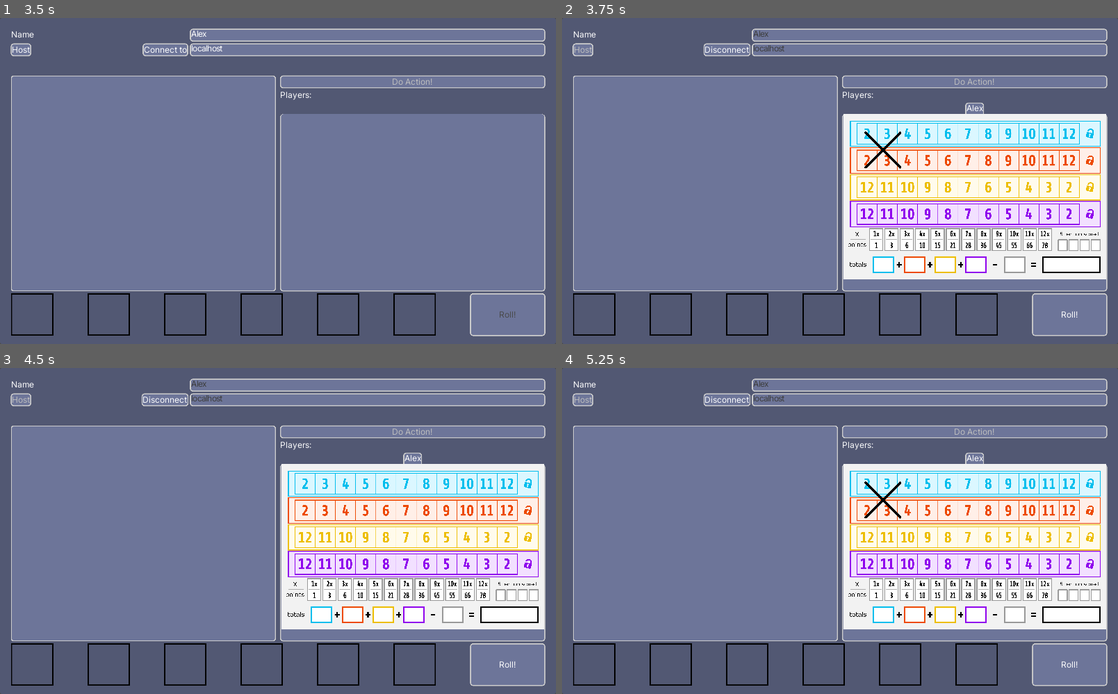
Above: before the commit, frames 1-4 (two rows, left to right).
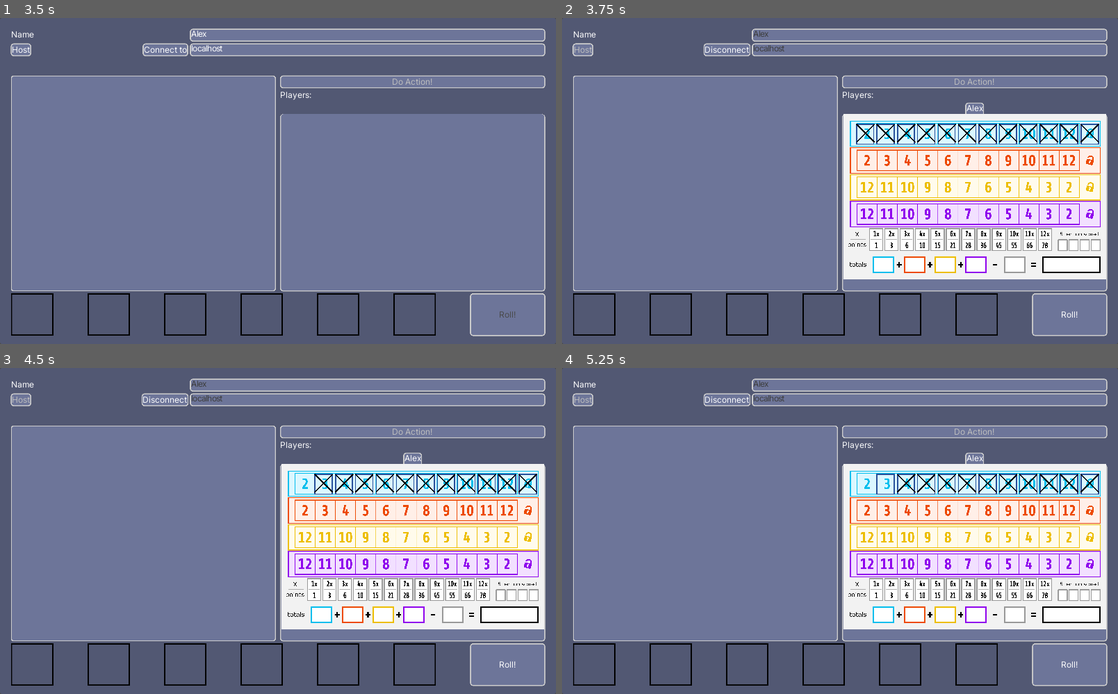
Above: after the commit, the same moments.

Repository: lonnwolf031/GodotProjects
Game: Godot game, scene res://scene/main.tscn
Two runs of this game, one before a commit and one after it. Both use one fixed random seed, a clock stepped at 60 frames per second and the inputs below.
Inputs (mouse positions are in pixels of both pictures, inside the frame that each line leads up to; where the layout moved, square brackets give the same spot in the first picture):
- Up to frame 1 (3.5 s): click (366, 34) at 0.52 s; type "Alex" at 0.6 s; click "Roll!" at 1.25 s; click "Roll!" at 2 s; click "Roll!" at 2.75 s
- Up to frame 2 (3.75 s): click "Host" at 3.5 s
- Up to frame 3 (4.5 s): click (305, 485) [411, 553] at 4.25 s
- Up to frame 4 (5.25 s): click (884, 485) at 5.02 s

Frame 1 is identical in both runs. In frame 2, 1.0% of the frame differs, in the area x 52-97%, y 32-47%; in frame 3, 0.8%; in frame 4, 0.9%.

Commit message:
updates

Diff:
--- a/Kwixx/scene/Scorecard.tscn
+++ b/Kwixx/scene/Scorecard.tscn
@@ -1,9 +1,10 @@
-[gd_scene load_steps=5 format=2]
+[gd_scene load_steps=6 format=2]
 
 [ext_resource path="res://img/scorecard.png" type="Texture" id=1]
 [ext_resource path="res://script/Scorecard.gd" type="Script" id=2]
 [ext_resource path="res://theme/styleboxTransparent.tres" type="StyleBox" id=3]
 [ext_resource path="res://img/check.png" type="Texture" id=4]
+[ext_resource path="res://theme/checkbox.tres" type="StyleBox" id=5]
 
 [node name="Scorecard" type="MarginContainer"]
 margin_right = 872.0
@@ -27,34 +28,358 @@
 "_edit_use_anchors_": false
 }
 
-[node name="ButtonContainer" type="PanelContainer" parent="scorecard"]
-margin_right = 868.0
-margin_bottom = 549.0
-size_flags_horizontal = 3
-size_flags_vertical = 3
-custom_styles/panel = ExtResource( 3 )
-__meta__ = {
-"_edit_use_anchors_": false
-}
-
-[node name="CheckBox2Blue" type="Button" parent="scorecard/ButtonContainer"]
-margin_right = 868.0
-margin_bottom = 549.0
-size_flags_horizontal = 3
-size_flags_vertical = 3
-custom_styles/hover = ExtResource( 3 )
-custom_styles/pressed = ExtResource( 3 )
-custom_styles/focus = ExtResource( 3 )
-custom_styles/disabled = ExtResource( 3 )
-custom_styles/normal = ExtResource( 3 )
-toggle_mode = true
-expand_icon = true
-
-[node name="check" type="TextureRect" parent="scorecard/ButtonContainer/CheckBox2Blue"]
-margin_left = 38.7818
-margin_top = 32.0
-margin_right = 111.782
-margin_bottom = 100.0
+[node name="BlueButtonContainer" type="HBoxContainer" parent="scorecard" groups=[
+"buttoncontainers",
+]]
+margin_left = 43.0
+margin_top = 31.0
+margin_right = 849.0
+margin_bottom = 96.0
+size_flags_horizontal = 2
+size_flags_vertical = 2
+__meta__ = {
+"_edit_use_anchors_": false
+}
+
+[node name="CheckBox2Blue" type="CheckBox" parent="scorecard/BlueButtonContainer" groups=[
+"checkboxes",
+]]
+margin_right = 63.0
+margin_bottom = 65.0
+size_flags_horizontal = 3
+size_flags_vertical = 3
+custom_styles/hover = ExtResource( 3 )
+custom_styles/pressed = ExtResource( 3 )
+custom_styles/focus = ExtResource( 3 )
+custom_styles/disabled = ExtResource( 3 )
+custom_styles/hover_pressed = ExtResource( 3 )
+custom_styles/normal = ExtResource( 5 )
+expand_icon = true
+
+[node name="check" type="TextureRect" parent="scorecard/BlueButtonContainer/CheckBox2Blue" groups=[
+"checkboxes",
+]]
+margin_right = 73.0002
+margin_bottom = 68.0
+size_flags_horizontal = 3
+size_flags_vertical = 3
+texture = ExtResource( 4 )
+expand = true
+stretch_mode = 5
+__meta__ = {
+"_edit_use_anchors_": false
+}
+
+[node name="CheckBox3Blue" type="CheckBox" parent="scorecard/BlueButtonContainer" groups=[
+"checkboxes",
+]]
+margin_left = 67.0
+margin_right = 131.0
+margin_bottom = 65.0
+size_flags_horizontal = 3
+size_flags_vertical = 3
+custom_styles/hover = ExtResource( 3 )
+custom_styles/pressed = ExtResource( 3 )
+custom_styles/focus = ExtResource( 3 )
+custom_styles/disabled = ExtResource( 3 )
+custom_styles/normal = ExtResource( 5 )
+expand_icon = true
+
+[node name="check" type="TextureRect" parent="scorecard/BlueButtonContainer/CheckBox3Blue" groups=[
+"checkboxes",
+]]
+margin_right = 73.0002
+margin_bottom = 68.0
+size_flags_horizontal = 3
+size_flags_vertical = 3
+texture = ExtResource( 4 )
+expand = true
+stretch_mode = 5
+__meta__ = {
+"_edit_use_anchors_": false
+}
+
+[node name="CheckBox4Blue" type="CheckBox" parent="scorecard/BlueButtonContainer" groups=[
+"checkboxes",
+]]
+margin_left = 135.0
+margin_right = 198.0
+margin_bottom = 65.0
+size_flags_horizontal = 3
+size_flags_vertical = 3
+custom_styles/hover = ExtResource( 3 )
+custom_styles/pressed = ExtResource( 3 )
+custom_styles/focus = ExtResource( 3 )
+custom_styles/disabled = ExtResource( 3 )
+custom_styles/normal = ExtResource( 5 )
+expand_icon = true
+
+[node name="check" type="TextureRect" parent="scorecard/BlueButtonContainer/CheckBox4Blue" groups=[
+"checkboxes",
+]]
+margin_right = 73.0002
+margin_bottom = 68.0
+size_flags_horizontal = 3
+size_flags_vertical = 3
+texture = ExtResource( 4 )
+expand = true
+stretch_mode = 5
+__meta__ = {
+"_edit_use_anchors_": false
+}
+
+[node name="CheckBox5Blue" type="CheckBox" parent="scorecard/BlueButtonContainer" groups=[
+"checkboxes",
+]]
+margin_left = 202.0
+margin_right = 266.0
+margin_bottom = 65.0
+size_flags_horizontal = 3
+size_flags_vertical = 3
+custom_styles/hover = ExtResource( 3 )
+custom_styles/pressed = ExtResource( 3 )
+custom_styles/focus = ExtResource( 3 )
+custom_styles/disabled = ExtResource( 3 )
+custom_styles/normal = ExtResource( 5 )
+expand_icon = true
+
+[node name="check" type="TextureRect" parent="scorecard/BlueButtonContainer/CheckBox5Blue" groups=[
+"checkboxes",
+]]
+margin_right = 73.0002
+margin_bottom = 68.0
+size_flags_horizontal = 3
+size_flags_vertical = 3
+texture = ExtResource( 4 )
+expand = true
+stretch_mode = 5
+__meta__ = {
+"_edit_use_anchors_": false
+}
+
+[node name="CheckBox6Blue" type="CheckBox" parent="scorecard/BlueButtonContainer" groups=[
+"checkboxes",
+]]
+margin_left = 270.0
+margin_right = 333.0
+margin_bottom = 65.0
+size_flags_horizontal = 3
+size_flags_vertical = 3
+custom_styles/hover = ExtResource( 3 )
+custom_styles/pressed = ExtResource( 3 )
+custom_styles/focus = ExtResource( 3 )
+custom_styles/disabled = ExtResource( 3 )
+custom_styles/normal = ExtResource( 5 )
+expand_icon = true
+
+[node name="check" type="TextureRect" parent="scorecard/BlueButtonContainer/CheckBox6Blue" groups=[
+"checkboxes",
+]]
+margin_right = 73.0002
+margin_bottom = 68.0
+size_flags_horizontal = 3
+size_flags_vertical = 3
+texture = ExtResource( 4 )
+expand = true
+stretch_mode = 5
+__meta__ = {
+"_edit_use_anchors_": false
+}
+
+[node name="CheckBox7Blue" type="CheckBox" parent="scorecard/BlueButtonContainer" groups=[
+"checkboxes",
+]]
+margin_left = 337.0
+margin_right = 401.0
+margin_bottom = 65.0
+size_flags_horizontal = 3
+size_flags_vertical = 3
+custom_styles/hover = ExtResource( 3 )
+custom_styles/pressed = ExtResource( 3 )
+custom_styles/focus = ExtResource( 3 )
+custom_styles/disabled = ExtResource( 3 )
+custom_styles/normal = ExtResource( 5 )
+expand_icon = true
+
+[node name="check" type="TextureRect" parent="scorecard/BlueButtonContainer/CheckBox7Blue" groups=[
+"checkboxes",
+]]
+margin_right = 73.0002
+margin_bottom = 68.0
+size_flags_horizontal = 3
+size_flags_vertical = 3
+texture = ExtResource( 4 )
+expand = true
+stretch_mode = 5
+__meta__ = {
+"_edit_use_anchors_": false
+}
+
+[node name="CheckBox8Blue" type="CheckBox" parent="scorecard/BlueButtonContainer" groups=[
+"checkboxes",
+]]
+margin_left = 405.0
+margin_right = 468.0
+margin_bottom = 65.0
+size_flags_horizontal = 3
+size_flags_vertical = 3
+custom_styles/hover = ExtResource( 3 )
+custom_styles/pressed = ExtResource( 3 )
+custom_styles/focus = ExtResource( 3 )
+custom_styles/disabled = ExtResource( 3 )
+custom_styles/normal = ExtResource( 5 )
+expand_icon = true
+
+[node name="check" type="TextureRect" parent="scorecard/BlueButtonContainer/CheckBox8Blue" groups=[
+"checkboxes",
+]]
+margin_right = 73.0002
+margin_bottom = 68.0
+size_flags_horizontal = 3
+size_flags_vertical = 3
+texture = ExtResource( 4 )
+expand = true
+stretch_mode = 5
+__meta__ = {
+"_edit_use_anchors_": false
+}
+
+[node name="CheckBox9Blue" type="CheckBox" parent="scorecard/BlueButtonContainer" groups=[
+"checkboxes",
+]]
+margin_left = 472.0
+margin_right = 536.0
+margin_bottom = 65.0
+size_flags_horizontal = 3
+size_flags_vertical = 3
+custom_styles/hover = ExtResource( 3 )
+custom_styles/pressed = ExtResource( 3 )
+custom_styles/focus = ExtResource( 3 )
+custom_styles/disabled = ExtResource( 3 )
+custom_styles/normal = ExtResource( 5 )
+expand_icon = true
+
+[node name="check" type="TextureRect" parent="scorecard/BlueButtonContainer/CheckBox9Blue" groups=[
+"checkboxes",
+]]
+margin_right = 73.0002
+margin_bottom = 68.0
+size_flags_horizontal = 3
+size_flags_vertical = 3
+texture = ExtResource( 4 )
+expand = true
+stretch_mode = 5
+__meta__ = {
+"_edit_use_anchors_": false
+}
+
+[node name="CheckBox10Blue" type="CheckBox" parent="scorecard/BlueButtonContainer" groups=[
+"checkboxes",
+]]
+margin_left = 540.0
+margin_right = 603.0
+margin_bottom = 65.0
+size_flags_horizontal = 3
+size_flags_vertical = 3
+custom_styles/hover = ExtResource( 3 )
+custom_styles/pressed = ExtResource( 3 )
+custom_styles/focus = ExtResource( 3 )
+custom_styles/disabled = ExtResource( 3 )
+custom_styles/normal = ExtResource( 5 )
+expand_icon = true
+
+[node name="check" type="TextureRect" parent="scorecard/BlueButtonContainer/CheckBox10Blue" groups=[
+"checkboxes",
+]]
+margin_right = 73.0002
+margin_bottom = 68.0
+size_flags_horizontal = 3
+size_flags_vertical = 3
+texture = ExtResource( 4 )
+expand = true
+stretch_mode = 5
+__meta__ = {
+"_edit_use_anchors_": false
+}
+
+[node name="CheckBox11Blue" type="CheckBox" parent="scorecard/BlueButtonContainer" groups=[
+"checkboxes",
+]]
+margin_left = 607.0
+margin_right = 671.0
+margin_bottom = 65.0
+size_flags_horizontal = 3
+size_flags_vertical = 3
+custom_styles/hover = ExtResource( 3 )
+custom_styles/pressed = ExtResource( 3 )
+custom_styles/focus = ExtResource( 3 )
+custom_styles/disabled = ExtResource( 3 )
+custom_styles/normal = ExtResource( 5 )
+expand_icon = true
+
+[node name="check" type="TextureRect" parent="scorecard/BlueButtonContainer/CheckBox11Blue" groups=[
+"checkboxes",
+]]
+margin_right = 73.0002
+margin_bottom = 68.0
+size_flags_horizontal = 3
+size_flags_vertical = 3
+texture = ExtResource( 4 )
+expand = true
+stretch_mode = 5
+__meta__ = {
+"_edit_use_anchors_": false
+}
+
+[node name="CheckBox12Blue1" type="CheckBox" parent="scorecard/BlueButtonContainer" groups=[
+"checkboxes",
+]]
+margin_left = 675.0
+margin_right = 738.0
+margin_bottom = 65.0
+size_flags_horizontal = 3
+size_flags_vertical = 3
+custom_styles/hover = ExtResource( 3 )
+custom_styles/pressed = ExtResource( 3 )
+custom_styles/focus = ExtResource( 3 )
+custom_styles/disabled = ExtResource( 3 )
+custom_styles/normal = ExtResource( 5 )
+expand_icon = true
+
+[node name="check" type="TextureRect" parent="scorecard/BlueButtonContainer/CheckBox12Blue1" groups=[
+"checkboxes",
+]]
+margin_right = 73.0002
+margin_bottom = 68.0
+size_flags_horizontal = 3
+size_flags_vertical = 3
+texture = ExtResource( 4 )
+expand = true
+stretch_mode = 5
+__meta__ = {
+"_edit_use_anchors_": false
+}
+
+[node name="CheckBoxLockBlue" type="CheckBox" parent="scorecard/BlueButtonContainer" groups=[
+"checkboxes",
+]]
+margin_left = 742.0
+margin_right = 806.0
+margin_bottom = 65.0
+size_flags_horizontal = 3
+size_flags_vertical = 3
+custom_styles/hover = ExtResource( 3 )
+custom_styles/pressed = ExtResource( 3 )
+custom_styles/focus = ExtResource( 3 )
+custom_styles/disabled = ExtResource( 3 )
+custom_styles/normal = ExtResource( 5 )
+expand_icon = true
+
+[node name="check" type="TextureRect" parent="scorecard/BlueButtonContainer/CheckBoxLockBlue" groups=[
+"checkboxes",
+]]
+margin_right = 73.0002
+margin_bottom = 68.0
 size_flags_horizontal = 3
 size_flags_vertical = 3
 texture = ExtResource( 4 )
@@ -64,4 +389,4 @@
 "_edit_use_anchors_": false
 }
 [connection signal="resized" from="scorecard" to="." method="_on_scorecard_resized"]
-[connection signal="toggled" from="scorecard/ButtonContainer/CheckBox2Blue" to="." method="_on_CheckBox2Blue_toggled"]
+[connection signal="toggled" from="scorecard/BlueButtonContainer/CheckBox5Blue" to="." method="_on_CheckBox5Blue_toggled"]
--- a/Kwixx/script/Scorecard.gd
+++ b/Kwixx/script/Scorecard.gd
@@ -3,30 +3,66 @@
 # add toggle trigger stuff
 
 onready var _scorecardTxture = $scorecard
-onready var _buttonContainer = $scorecard/ButtonContainer
+#onready var _buttonContainer = $scorecard/BlueButtonContainer
+onready var _scorecardTxtureSizeOrig = _scorecardTxture.get_size()
+onready var _checkboxes = get_tree().get_nodes_in_group("checkboxes")
+onready var _buttoncontainers = get_tree().get_nodes_in_group("buttoncontainers")
+onready var _buttonContainerPosOrig = _buttoncontainers[0].get_position()
+onready var _buttonContainerSizeOrig = _buttoncontainers[0].get_size()
+onready var _checkboxSizeOrig = _checkboxes[0].get_size()
 
-var blueChecked = {}
+var toggled = {}
 
 # Called when the node enters the scene tree for the first time.
 func _ready():
+	#for b in get_node("buttons").get_children():
+	for b in _checkboxes:
+		if b is Button:
+			b.connect("pressed", self, "_button_pressed",[b])
 	#untoggle all childs of button container
-	scale()
+
+	scale_reposition()
 	pass
 
-func scale():
-	var _size = _scorecardTxture.rect_size
-	_buttonContainer.rect_size = _size
-	pass
-
-func _on_scorecard_resized():
-	scale()
+func scale_reposition():
+	var _scorecardSize = _scorecardTxture.get_size() #returns Vector2
+	var _newContainerXsize = _scorecardSize.x * _buttonContainerSizeOrig.x / _scorecardTxtureSizeOrig.x
+	var _newContainerYsize = _scorecardSize.y * _buttonContainerSizeOrig.y / _scorecardTxtureSizeOrig.y
+	for _container in _buttoncontainers:
+		_container.set_size(Vector2(_newContainerXsize, _newContainerYsize))
+	var _newContainerSize = _buttoncontainers[0].get_size()
+	var _newCheckboxXSize = _newContainerSize.x  * _checkboxSizeOrig.x / _buttonContainerSizeOrig.x
+	var _newCheckboxYSize = _newContainerSize.y * _checkboxSizeOrig.y / _buttonContainerSizeOrig.y
+	for _checkbox in _checkboxes:
+		_checkbox.set_size(Vector2(_newCheckboxXSize,_newCheckboxYSize))
+		pass
+	#_buttonContainer.set_size(Vector2(_newXsize, _newYsize))
+	#_buttonContainer.set_position()
+	var _newContainerPosX = _buttonContainerPosOrig.x * _newContainerXsize / _buttonContainerSizeOrig.x
+	var _newContainerPosY = _buttonContainerPosOrig.y * _newContainerYsize / _buttonContainerSizeOrig.y
+	for _container in _buttoncontainers:
+		_container.set_position(Vector2(_newContainerPosX,_newContainerPosY))
 	pass
 
 
-func _on_CheckBox2Blue_toggled(button_pressed):
-	var _check = find_node("check")
+func _on_scorecard_resized():
+	scale_reposition()
+	pass
+
+func _checkToggled(sender):
+
+	pass
+
+func _button_pressed(which):
+	print("Button was pressed: ", which.get_name())
+	var _sentby = which.get_name()
+	var _check = which.get_node("check")
 	if _check.is_visible():
+		#if(!toggled.has(sender)):
+		toggled[_sentby] = false
 		_check.hide()
 	else:
+		#if(!toggled.has(sender)):
+		toggled[_sentby] = true
 		_check.show()
-	pass # Replace with function body.
+	print(str(toggled))
